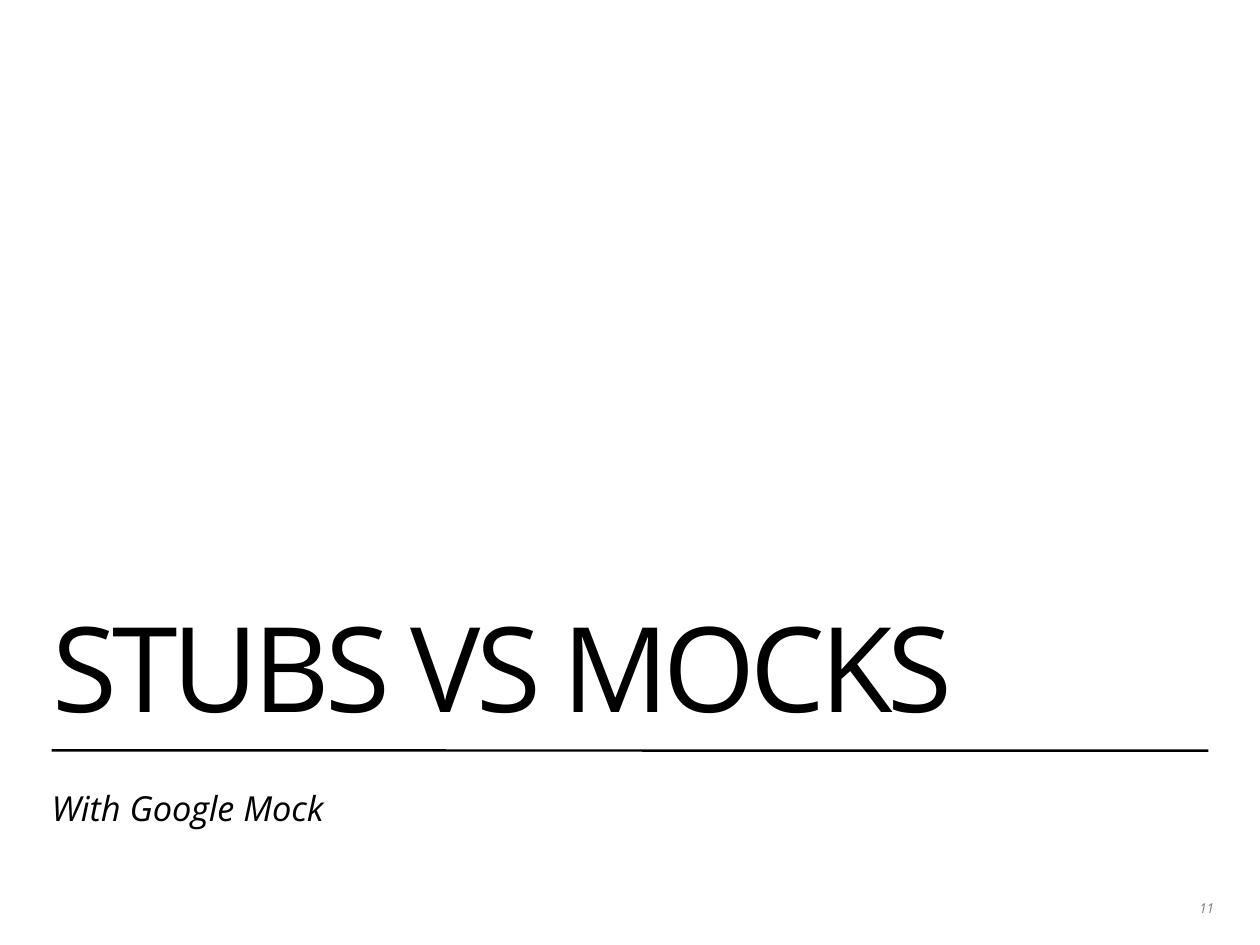
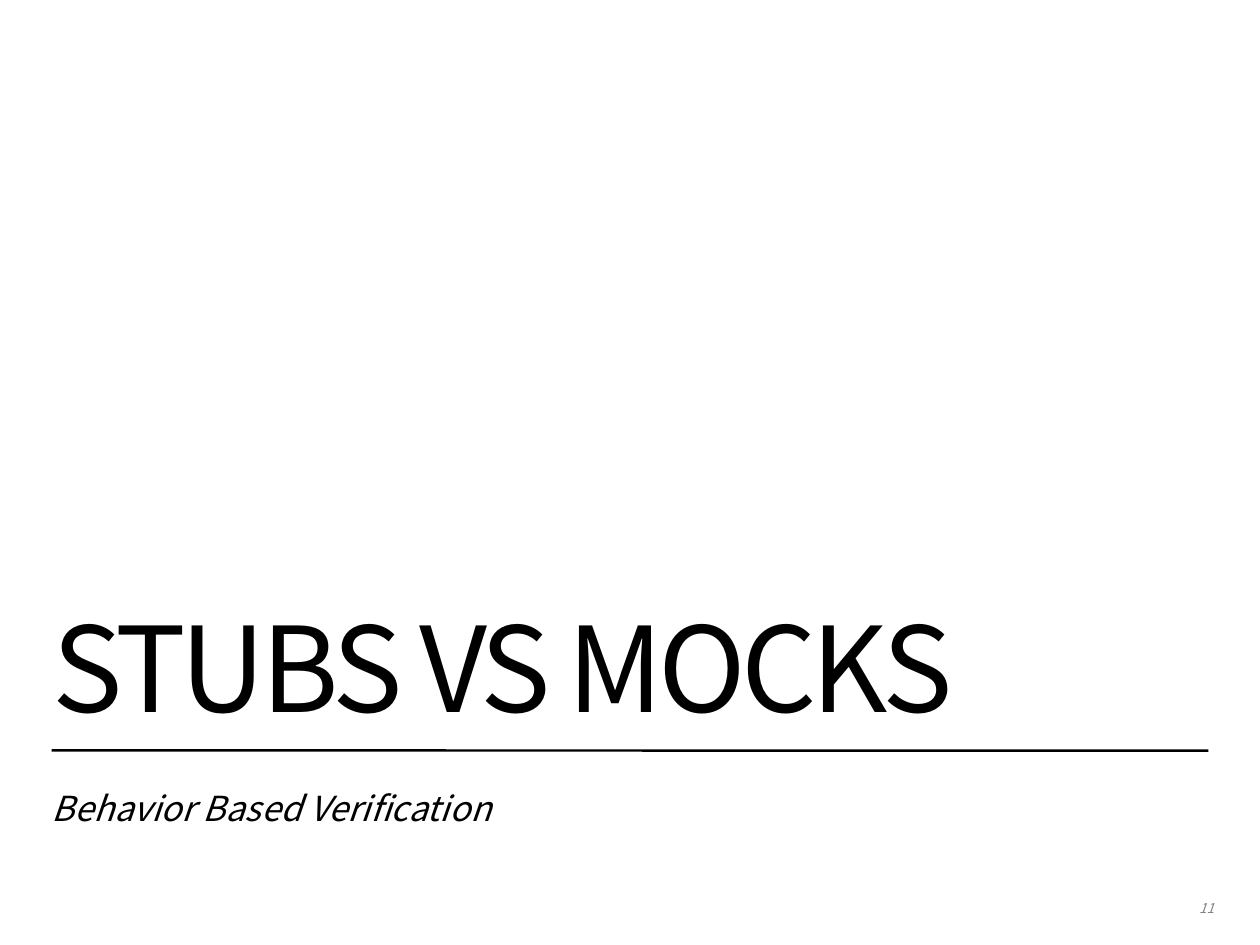
Before and after one commit to coney/cpp-unit-testing, a slide deck: slide 11 of .slides/02-stubs-and-mocks.pptx. Drawn at 1260x945 pixels with LibreOffice and Linux fonts; fonts in the diff are those of the drawing; background and template pictures are left out. Boxes give left, top, right and bottom in pixels: in the first picture for what was removed or moved away, otherwise in the second. Text is boxed around its words. In the diff, an @@ line names an element or a change of style, - is before the commit and + after.

Commit message:
update 02-stubs & mocks

```diff
--- a/.slides/02-stubs-and-mocks.pptx
+++ b/.slides/02-stubs-and-mocks.pptx
@@ title "STUBS VS MOCKS" at (x1=52, y1=624, x2=953, y2=714): font Open Sans to Noto Sans CJK SC @@
@@ text at (x1=52, y1=793, x2=491, y2=822): text changed; font Open Sans to Noto Sans CJK SC @@
-With Google Mock
+Behavior Based Verification
@@ page number at (x1=1199, y1=903, x2=1214, y2=913): font Open Sans to Noto Sans CJK SC @@
```
Also in this commit, not shown: 15 other slides changed.
